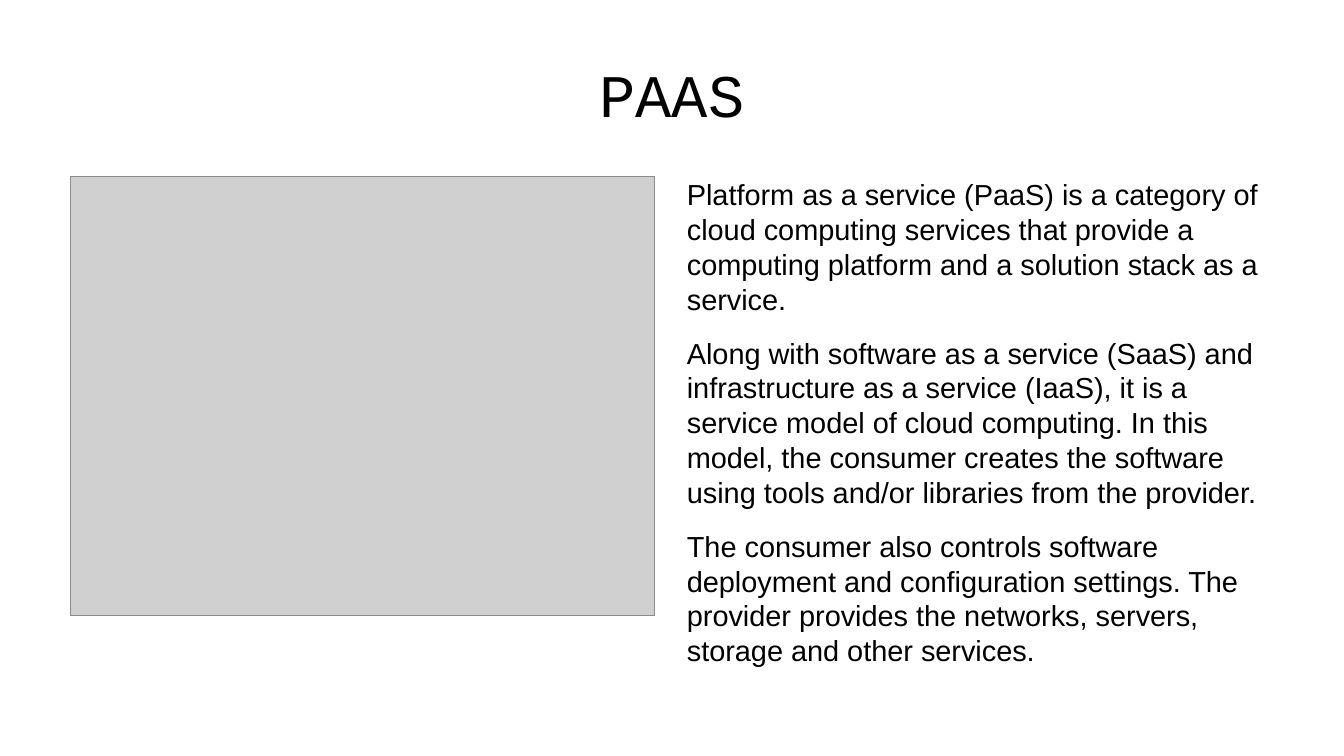
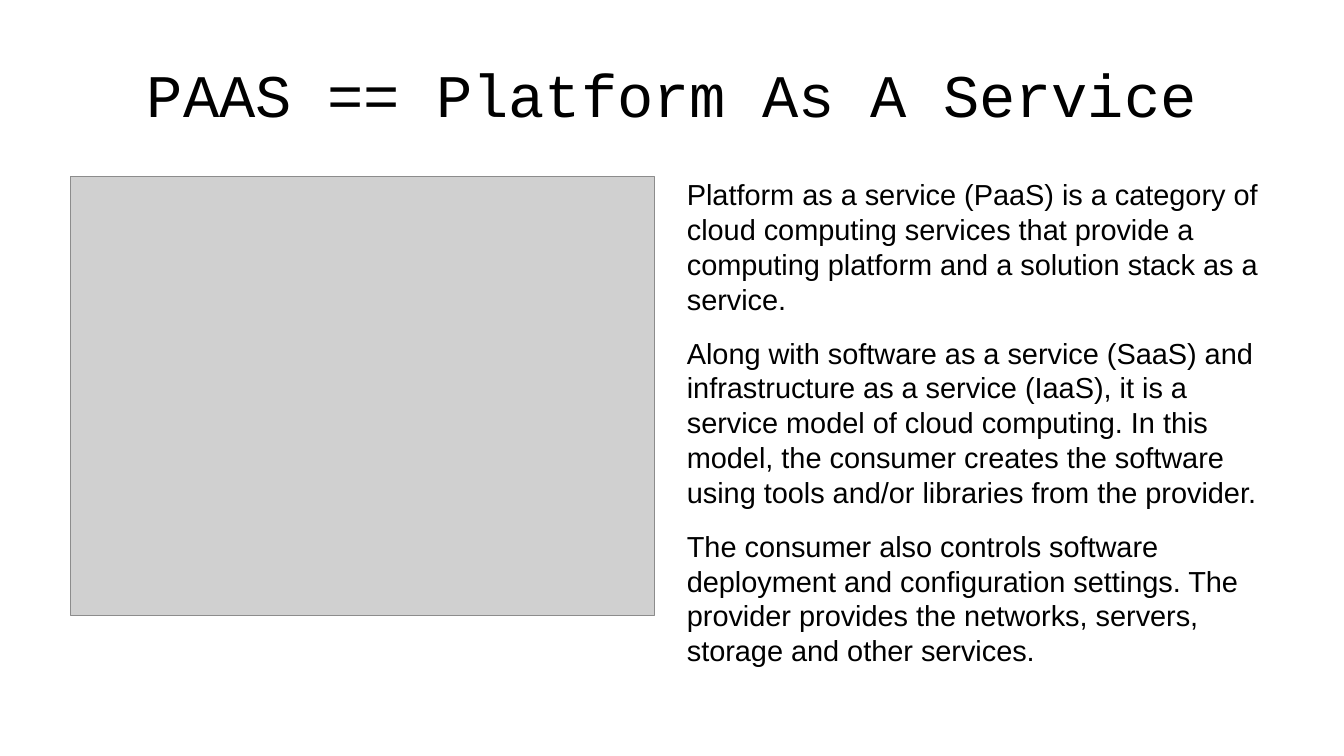
Before and after one commit to emgiezet/meetphp-8, a slide deck: slide 4 of presentation/presentation.odp. Drawn at 1344x756 pixels with LibreOffice and Linux fonts; fonts in the diff are those of the drawing; grey boxes stand for pictures; background and template pictures are left out. Boxes give left, top, right and bottom in pixels: in the first picture for what was removed or moved away, otherwise in the second. Text is boxed around its words. In the diff, an @@ line names an element or a change of style, - is before the commit and + after.

Commit message:
Presentation - PAAS introduction compleated! #gklst

```diff
--- a/presentation/presentation.odp
+++ b/presentation/presentation.odp
@@ title at (147,73,1196,118): text changed @@
-PAAS
+PAAS == Platform As A Service
```
Also in this commit, not shown: 7 other slides changed, 8 slides added, 3 slides removed, 7 other files.
